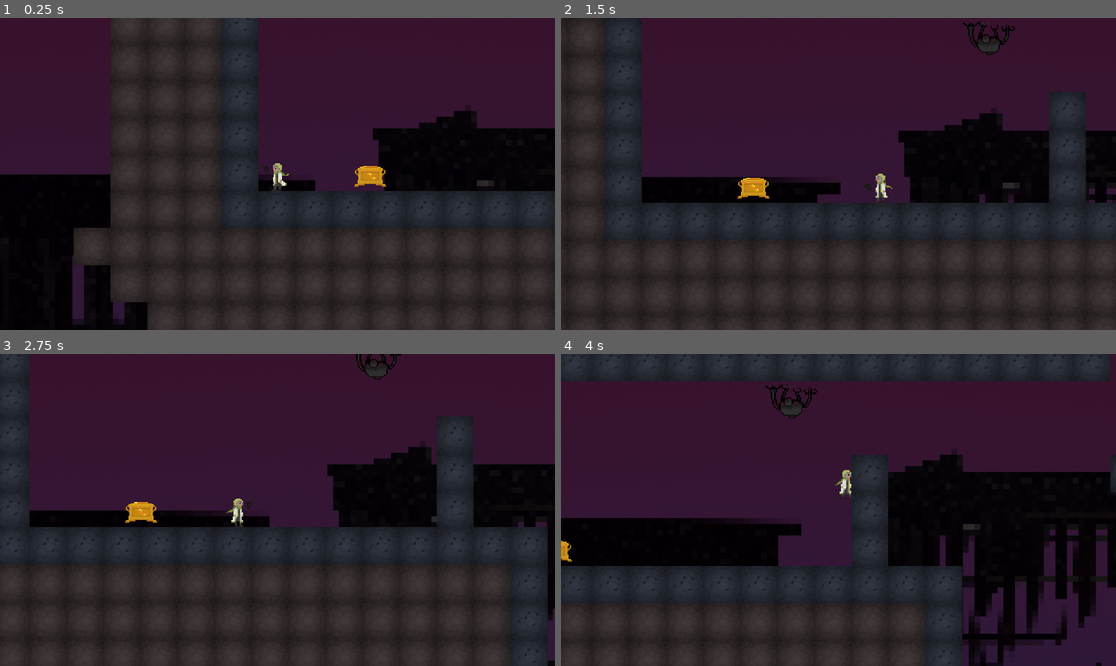
Above: before the commit, frames 1-4 (two rows, left to right).
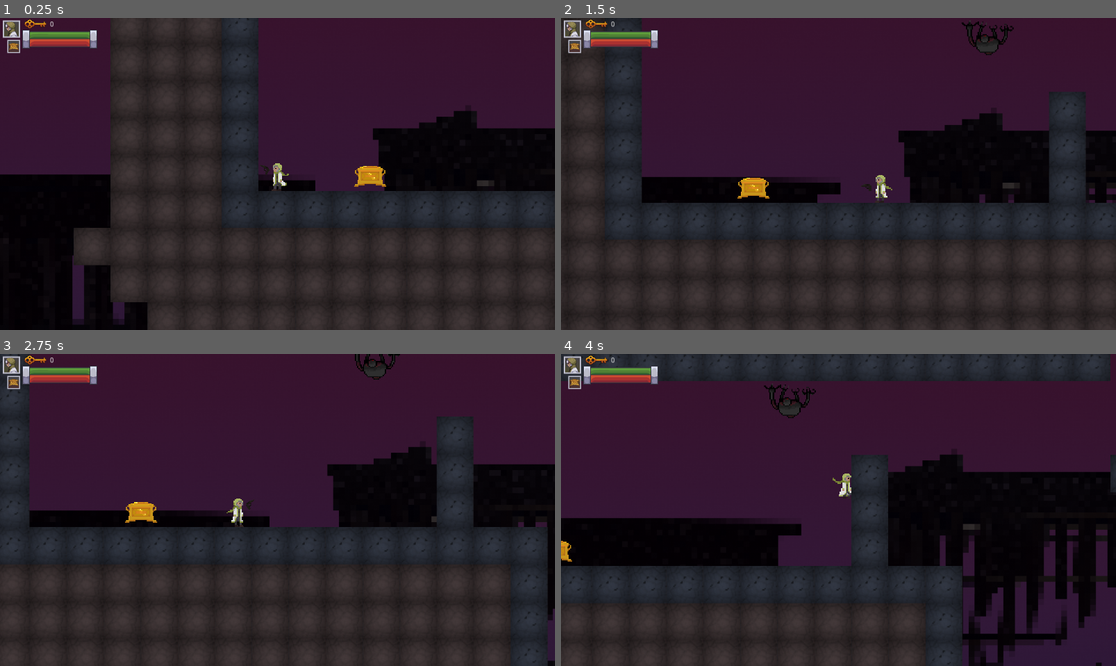
Above: after the commit, the same moments.

Repository: LaurenceTimothyMGarcia/Halloween-Game-Jam-2021
Game: Godot game, scene res://Assets/Levels/Larry_Level_1.tscn
The game is run twice, just before and just after one commit, with the same random seed, the same clock (stepped at 60 frames per second) and the same inputs. The project has no main scene, so this scene is started directly. The engine's default icon, where the game draws it, is replaced by a stand-in: a white triangle on a blue panel in a dark square.
Inputs (mouse positions are in pixels of both pictures, inside the frame that each line leads up to):
- Up to frame 1 (0.25 s): no input
- Up to frame 2 (1.5 s): move the mouse to (960, 158) at 0.52 s; hold D (move_right) from 0.53 s (still down); right-click (960, 158) at 0.6 s; tap Space (jump) at 0.77 s; move the mouse to (727, 189) at 1.27 s; click (727, 189) at 1.35 s
- Up to frame 3 (2.75 s): tap Space (jump) at 1.52 s; move the mouse to (333, 441) at 2.02 s; release D (move_right) at 2.03 s; hold A (move_left) from 2.03 s (still down); right-click (333, 441) at 2.1 s
- Up to frame 4 (4 s): move the mouse to (810, 572) at 2.77 s; release A (move_left) at 2.78 s; hold D (move_right) from 2.78 s (still down); click (810, 572) at 2.85 s; tap Space (jump) at 3.02, 3.77 s; move the mouse to (1005, 556) at 3.52 s; right-click (1005, 556) at 3.6 s

The runs differ from the first frame. In frame 1, 1.1% of the frame differs, in the area x 0-18%, y 0-12%; in frame 2, 1.3%; in frame 3, 1.2%; in frame 4, 1.4%, in the area x 0-53%, y 0-47%.

Commit message:
Changed up emmi
changed up emmi

Diff:
--- a/Assets/Levels/Larry_Level_1.tscn
+++ b/Assets/Levels/Larry_Level_1.tscn
@@ -1,15 +1,15 @@
-[gd_scene load_steps=6 format=2]
+[gd_scene load_steps=9 format=2]
 
 [ext_resource path="res://Assets/Scenes/Player.tscn" type="PackedScene" id=1]
 [ext_resource path="res://Assets/Levels/TileSet.tres" type="TileSet" id=2]
 [ext_resource path="res://Assets/Scenes/TheBox.tscn" type="PackedScene" id=3]
 [ext_resource path="res://Assets/Scenes/SpiderEnEMMI.tscn" type="PackedScene" id=4]
 [ext_resource path="res://Assets/Scenes/Gorgon.tscn" type="PackedScene" id=5]
+[ext_resource path="res://Assets/Scenes/UI Layer.tscn" type="PackedScene" id=6]
+[ext_resource path="res://Assets/Scenes/UI Layer.gd" type="Script" id=7]
+[ext_resource path="res://Assets/Scenes/OutofBounds.tscn" type="PackedScene" id=8]
 
 [node name="Node2D" type="Node2D"]
-
-[node name="Spider Enemy" parent="." instance=ExtResource( 4 )]
-position = Vector2( 107.634, -135.639 )
 
 [node name="The Box" parent="." instance=ExtResource( 3 )]
 position = Vector2( -95.4594, -16.9706 )
@@ -32,3 +32,16 @@
 
 [node name="Gorgon" parent="." instance=ExtResource( 5 )]
 position = Vector2( 458.038, -124.063 )
+
+[node name="UI Layer" parent="." instance=ExtResource( 6 )]
+script = ExtResource( 7 )
+
+[node name="Area2D" parent="." instance=ExtResource( 8 )]
+position = Vector2( 166.677, 255.572 )
+
+[node name="Spider Enemy" parent="." instance=ExtResource( 4 )]
+position = Vector2( 106.245, -133.596 )
+
+[connection signal="lost_health" from="The Box" to="UI Layer" method="_on_The_Box_lost_health"]
+[connection signal="key_amt_changed" from="Player" to="UI Layer" method="_on_Player_key_amt_changed"]
+[connection signal="lost_health" from="Player" to="UI Layer" method="_on_Player_lost_health"]
--- a/Assets/Scenes/Gorgon.tscn
+++ b/Assets/Scenes/Gorgon.tscn
@@ -59,8 +59,7 @@
 "values": [ 22, 23, 25, 27 ]
 }
 
-[sub_resource type="Animation" id=3]
-resource_name = "ChaseLeft"
+[sub_resource type="Animation" id=4]
 length = 0.666667
 loop = true
 step = 0.0833333
@@ -111,12 +110,11 @@
 "values": [ 28, 29, 30, 31, 32, 33 ]
 }
 
-[sub_resource type="Animation" id=11]
+[sub_resource type="Animation" id=7]
 resource_name = "GetHurt"
 step = 0.0833333
 
-[sub_resource type="Animation" id=2]
-resource_name = "WalkLeft"
+[sub_resource type="Animation" id=8]
 loop = true
 step = 0.0833333
 tracks/0/type = "value"
@@ -132,8 +130,7 @@
 "values": [ 0, 1, 2, 3 ]
 }
 
-[sub_resource type="Animation" id=4]
-resource_name = "WalkRight"
+[sub_resource type="Animation" id=9]
 loop = true
 step = 0.0833333
 tracks/0/type = "value"
@@ -171,14 +168,14 @@
 frame = 16
 
 [node name="AnimationPlayer" type="AnimationPlayer" parent="."]
-anims/AttackLeft = SubResource( 6 )
-anims/AttackRight = SubResource( 7 )
-anims/ChaseLeft = SubResource( 3 )
+anims/AttackLeft = SubResource( 2 )
+anims/AttackRight = SubResource( 3 )
+anims/ChaseLeft = SubResource( 4 )
 anims/ChaseRight = SubResource( 5 )
-anims/Death = SubResource( 8 )
-anims/GetHurt = SubResource( 11 )
-anims/WalkLeft = SubResource( 2 )
-anims/WalkRight = SubResource( 4 )
+anims/Death = SubResource( 6 )
+anims/GetHurt = SubResource( 7 )
+anims/WalkLeft = SubResource( 8 )
+anims/WalkRight = SubResource( 9 )
 
 [node name="RayCast2D" type="RayCast2D" parent="."]
 position = Vector2( -23.8075, -1.65179 )
@@ -191,9 +188,11 @@
 
 [node name="CollisionShape2D" type="CollisionShape2D" parent="PlayerDetector"]
 position = Vector2( -16.5178, -0.23597 )
-shape = SubResource( 9 )
-
-[node name="AttackDetector" type="Area2D" parent="."]
+shape = SubResource( 10 )
+
+[node name="AttackDetector" type="Area2D" parent="." groups=[
+"enemies",
+]]
 monitoring = false
 monitorable = false
 collision_layer = 0
--- /dev/null
+++ b/Assets/Scenes/OutofBounds.gd
@@ -0,0 +1,10 @@
+extends Area2D
+
+
+func _on_Area2D_body_entered(body):
+	if body.is_in_group("player"):
+		body.call("getHurt", true, 10000)
+	if body.is_in_group("thebox"):
+		body.call("getHurt", 10000)
+	if body.is_in_group("enemies"):
+		body.call("getHurt", 10000)
--- /dev/null
+++ b/Assets/Scenes/OutofBounds.tscn
@@ -0,0 +1,15 @@
+[gd_scene load_steps=3 format=2]
+
+[ext_resource path="res://Assets/Scenes/OutofBounds.gd" type="Script" id=1]
+
+[sub_resource type="RectangleShape2D" id=1]
+extents = Vector2( 1015.89, 73.5872 )
+
+[node name="Area2D" type="Area2D"]
+script = ExtResource( 1 )
+
+[node name="CollisionShape2D" type="CollisionShape2D" parent="."]
+shape = SubResource( 1 )
+
+[connection signal="body_entered" from="." to="." method="_on_Area2D_body_entered"]
+[connection signal="body_shape_entered" from="." to="." method="_on_Area2D_body_shape_entered"]
--- a/Assets/Scenes/Player.tscn
+++ b/Assets/Scenes/Player.tscn
@@ -10,24 +10,7 @@
 radius = 5.19222
 height = 14.4213
 
-[sub_resource type="Animation" id=8]
-resource_name = "Hit"
-length = 2.0
-step = 0.0833333
-tracks/0/type = "value"
-tracks/0/path = NodePath("Sprite:frame")
-tracks/0/interp = 1
-tracks/0/loop_wrap = true
-tracks/0/imported = false
-tracks/0/enabled = true
-tracks/0/keys = {
-"times": PoolRealArray( 0, 0.0833333 ),
-"transitions": PoolRealArray( 1, 1 ),
-"update": 1,
-"values": [ 18, 19 ]
-}
-
-[sub_resource type="Animation" id=9]
+[sub_resource type="Animation" id=6]
 loop = true
 step = 0.0833333
 tracks/0/type = "value"
@@ -44,7 +27,23 @@
 }
 
 [sub_resource type="Animation" id=4]
-resource_name = "Walk_Left"
+length = 0.666667
+loop = true
+step = 0.0833333
+tracks/0/type = "value"
+tracks/0/path = NodePath("Sprite:frame")
+tracks/0/interp = 1
+tracks/0/loop_wrap = true
+tracks/0/imported = false
+tracks/0/enabled = true
+tracks/0/keys = {
+"times": PoolRealArray( 0, 0.0833333, 0.166667, 0.25, 0.333333, 0.416667, 0.5, 0.583333 ),
+"transitions": PoolRealArray( 1, 1, 1, 1, 1, 1, 1, 1 ),
+"update": 1,
+"values": [ 10, 11, 12, 13, 14, 15, 16, 17 ]
+}
+
+[sub_resource type="Animation" id=5]
 length = 0.666667
 loop = true
 step = 0.0833333
@@ -61,29 +60,11 @@
 "values": [ 6, 7, 8, 9 ]
 }
 
-[sub_resource type="Animation" id=5]
-resource_name = "Walk_Right"
-length = 0.666667
-loop = true
-step = 0.0833333
-tracks/0/type = "value"
-tracks/0/path = NodePath("Sprite:frame")
-tracks/0/interp = 1
-tracks/0/loop_wrap = true
-tracks/0/imported = false
-tracks/0/enabled = true
-tracks/0/keys = {
-"times": PoolRealArray( 0, 0.166667, 0.333333, 0.5 ),
-"transitions": PoolRealArray( 1, 1, 1, 1 ),
-"update": 1,
-"values": [ 6, 7, 8, 9 ]
-}
-
-[sub_resource type="CapsuleShape2D" id=10]
+[sub_resource type="CapsuleShape2D" id=7]
 radius = 1.49679
 height = 4.34414
 
-[sub_resource type="RectangleShape2D" id=11]
+[sub_resource type="RectangleShape2D" id=8]
 extents = Vector2( 12.6496, 6.96498 )
 
 [node name="Player" type="KinematicBody2D" groups=[
@@ -104,8 +85,7 @@
 frame = 18
 
 [node name="AnimationPlayer" type="AnimationPlayer" parent="."]
-anims/Hit = SubResource( 8 )
-anims/Idle = SubResource( 9 )
+anims/Idle = SubResource( 6 )
 anims/Jump = SubResource( 4 )
 anims/Walk_Left = SubResource( 5 )
 
--- a/Assets/Scenes/SpiderEnEMMI.gd
+++ b/Assets/Scenes/SpiderEnEMMI.gd
@@ -9,6 +9,8 @@
 export var gravityAmount = 500
 export var crawlMaxSpeed = 200
 export var crawlAccel = 10
+export var maxHP = 5;
+var _currentHP
 var _actualGravity
 var facingRight
 var hasLanded
@@ -32,6 +34,7 @@
 	strikeReady = true
 	currentState = spiderState.dormant
 	velocity = Vector2(0,0)
+	_currentHP = maxHP
 
 
 # Called every frame. 'delta' is the elapsed time since the previous frame.
@@ -123,3 +126,15 @@
 			thePlayer = body
 			theBox = body.theBox
 			currentState = spiderState.hunting
+
+func takeDamage(var amount):
+	_currentHP = clamp(_currentHP - amount, 0, maxHP)
+
+func _tryDying():
+	if (_currentHP == 0):
+		print("fuck")
+		takeDamage(-100)
+
+func getHurt(var amount):
+	$AnimationPlayer.play("GetHurt")
+	takeDamage(amount)
--- a/Assets/Scenes/SpiderEnEMMI.tscn
+++ b/Assets/Scenes/SpiderEnEMMI.tscn
@@ -1,10 +1,43 @@
-[gd_scene load_steps=8 format=2]
+[gd_scene load_steps=11 format=2]
 
 [ext_resource path="res://Assets/Sprites/Spider_Spritesheet.png" type="Texture" id=1]
 [ext_resource path="res://Assets/Scenes/SpiderEnEMMI.gd" type="Script" id=2]
 
 [sub_resource type="Animation" id=1]
-resource_name = "Death"
+resource_name = "Ceiling"
+step = 0.0833333
+tracks/0/type = "value"
+tracks/0/path = NodePath("Sprite:frame")
+tracks/0/interp = 1
+tracks/0/loop_wrap = true
+tracks/0/imported = false
+tracks/0/enabled = true
+tracks/0/keys = {
+"times": PoolRealArray( 0, 0.25, 0.5 ),
+"transitions": PoolRealArray( 1, 1, 1 ),
+"update": 1,
+"values": [ 14, 15, 16 ]
+}
+
+[sub_resource type="Animation" id=2]
+resource_name = "Climb"
+length = 0.333333
+loop = true
+step = 0.0833333
+tracks/0/type = "value"
+tracks/0/path = NodePath("Sprite:frame")
+tracks/0/interp = 1
+tracks/0/loop_wrap = true
+tracks/0/imported = false
+tracks/0/enabled = true
+tracks/0/keys = {
+"times": PoolRealArray( 0, 0.166667 ),
+"transitions": PoolRealArray( 1, 1 ),
+"update": 1,
+"values": [ 0, 1 ]
+}
+
+[sub_resource type="Animation" id=3]
 step = 0.0833333
 tracks/0/type = "value"
 tracks/0/path = NodePath("Sprite:frame")
@@ -19,8 +52,23 @@
 "values": [ 18, 19, 20, 21 ]
 }
 
-[sub_resource type="Animation" id=2]
-resource_name = "LeftWalk"
+[sub_resource type="Animation" id=4]
+resource_name = "GetHurt"
+step = 0.0833333
+tracks/0/type = "value"
+tracks/0/path = NodePath("Sprite:frame")
+tracks/0/interp = 1
+tracks/0/loop_wrap = true
+tracks/0/imported = false
+tracks/0/enabled = true
+tracks/0/keys = {
+"times": PoolRealArray( 0, 0.5 ),
+"transitions": PoolRealArray( 1, 1 ),
+"update": 1,
+"values": [ 20, 19 ]
+}
+
+[sub_resource type="Animation" id=5]
 loop = true
 step = 0.0833333
 tracks/0/type = "value"
@@ -36,8 +84,7 @@
 "values": [ 2, 3, 4, 5, 6, 7 ]
 }
 
-[sub_resource type="Animation" id=3]
-resource_name = "RightWalk"
+[sub_resource type="Animation" id=6]
 loop = true
 step = 0.0833333
 tracks/0/type = "value"
@@ -53,13 +100,15 @@
 "values": [ 8, 9, 10, 11, 12, 13 ]
 }
 
-[sub_resource type="CircleShape2D" id=4]
+[sub_resource type="CircleShape2D" id=7]
 radius = 24.0
 
-[sub_resource type="CircleShape2D" id=5]
-radius = 344.227
+[sub_resource type="CircleShape2D" id=8]
+radius = 132.782
 
-[node name="Spider Enemy" type="KinematicBody2D"]
+[node name="Spider Enemy" type="KinematicBody2D" groups=[
+"enemies",
+]]
 collision_layer = 2
 collision_mask = 31
 script = ExtResource( 2 )
@@ -71,17 +120,21 @@
 frame = 14
 
 [node name="AnimationPlayer" type="AnimationPlayer" parent="."]
-anims/Death = SubResource( 1 )
-anims/LeftWalk = SubResource( 2 )
-anims/RightWalk = SubResource( 3 )
+anims/Ceiling = SubResource( 1 )
+anims/Climb = SubResource( 2 )
+anims/Death = SubResource( 3 )
+anims/GetHurt = SubResource( 4 )
+anims/LeftWalk = SubResource( 5 )
+anims/RightWalk = SubResource( 6 )
 
 [node name="Hitbox" type="CollisionShape2D" parent="."]
-shape = SubResource( 4 )
+shape = SubResource( 7 )
 
 [node name="AggroZone" type="Area2D" parent="."]
+collision_layer = 0
 collision_mask = 9
 
 [node name="AggroZone Shape" type="CollisionShape2D" parent="AggroZone"]
-shape = SubResource( 5 )
+shape = SubResource( 8 )
 
 [connection signal="body_entered" from="AggroZone" to="." method="_on_AggroZone_body_entered"]
Not shown: 5 places in Assets/Scenes/Gorgon.tscn that only renumber resources
Not shown: 3 places in Assets/Scenes/Player.tscn that only renumber resources
Not shown, added: Assets/Sprites/Textbox.png.import
Not shown, changed: Assets/Sprites/textbox.png.import
